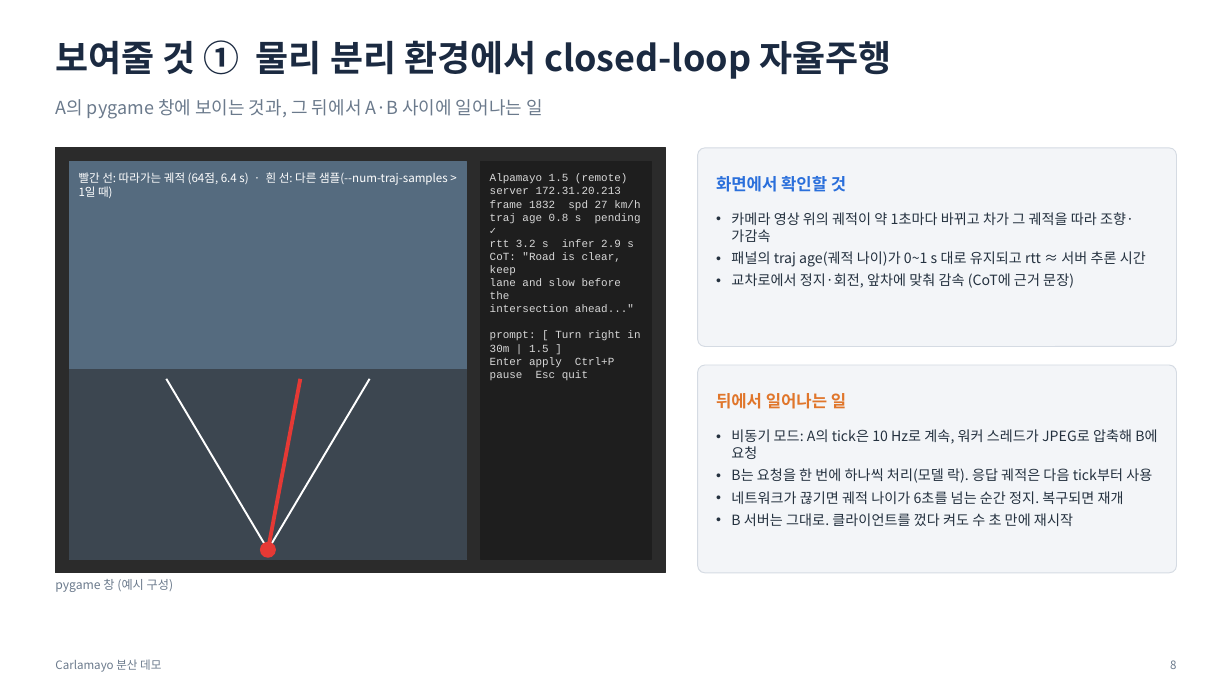
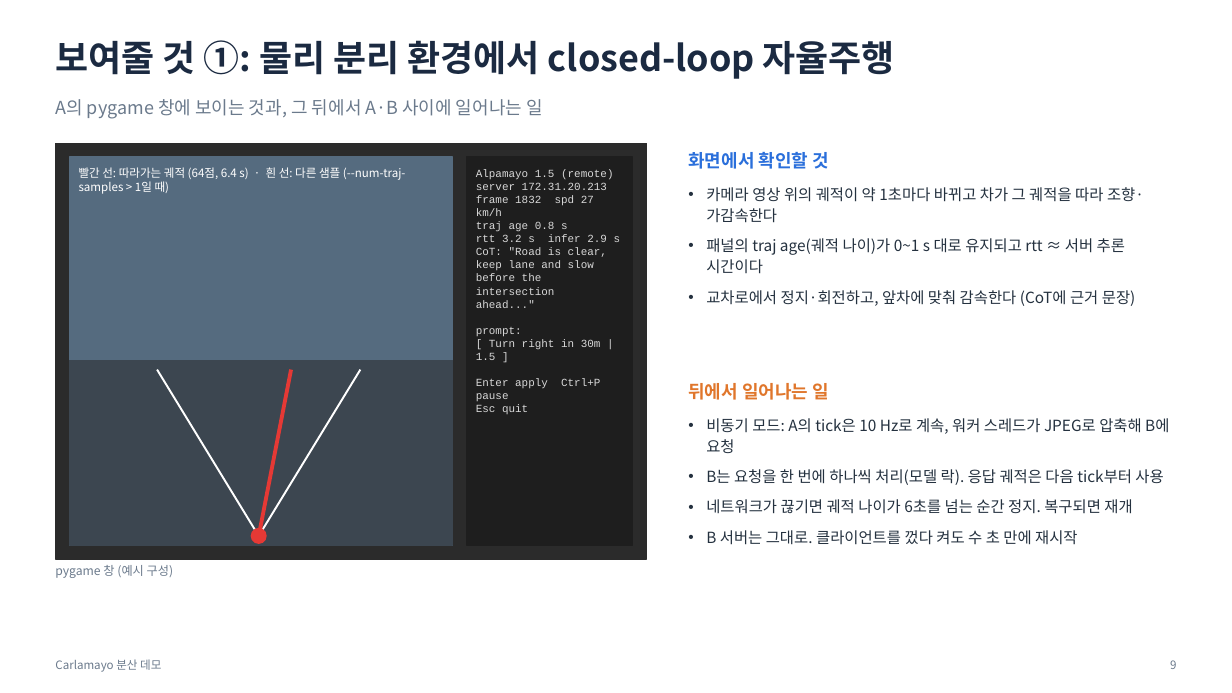
Before and after one commit to JwonMoon/carlamayo-my-distributed, a slide deck: slide 9 of docs/distributed/demo-overview.pptx (slide 8 before the commit). Drawn at 1232x693 pixels with LibreOffice and Linux fonts; fonts in the diff are those of the drawing. Boxes give left, top, right and bottom in pixels: in the first picture for what was removed or moved away, otherwise in the second. Text is boxed around its words. In the diff, an @@ line names an element or a change of style, - is before the commit and + after.

```diff
--- a/docs/distributed/demo-overview.pptx
+++ b/docs/distributed/demo-overview.pptx
@@ text at (55,40,895,79): text changed @@
-보여줄 것 ① 물리 분리 환경에서 closed-loop 자율주행
+보여줄 것 ①: 물리 분리 환경에서 closed-loop 자율주행
@@ rectangle: place and size @@
-rectangle at (55,148,665,573)
+rectangle at (55,143,647,559)
@@ text "화면에서 확인할 것" at (688,152,829,169): size 13 to 14 pt @@
@@ text "화면에서 확인할 것": place and size @@
-text "화면에서 확인할 것" at (716,176,846,192)
+text "화면에서 확인할 것" at (688,152,829,169)
@@ rounded rectangle removed at (698,148,1177,347) @@
@@ rectangle: place and size @@
-rectangle at (69,162,467,559)
+rectangle at (69,157,453,545)
@@ text at (79,167,406,194): spaces changed @@
-빨간 선: 따라가는 궤적 (64점, 6.4 s) · 흰 선: 다른 샘플(--num-traj-samples > 1일 때)
+빨간 선: 따라가는 궤적 (64점, 6.4 s) · 흰 선: 다른 샘플 (--num-traj-samples > 1일 때)
@@ rectangle: place and size @@
-rectangle at (481,162,652,559)
+rectangle at (467,157,633,545)
@@ text "Alpamayo 1.5 (remote)": place and size @@
-text "Alpamayo 1.5 (remote)" at (490,174,641,380)
+text "Alpamayo 1.5 (remote)" at (476,169,621,414)
@@ text at (706,187,1144,306): text changed; size 11 to 12 pt @@
-• 카메라 영상 위의 궤적이 약 1초마다 바뀌고 차가 그 궤적을 따라 조향·가감속
-• 패널의 traj age(궤적 나이)가 0~1 s 대로 유지되고 rtt ≈ 서버 추론 시간
-• 교차로에서 정지·회전, 앞차에 맞춰 감속 (CoT에 근거 문장)
+• 카메라 영상 위의 궤적이 약 1초마다 바뀌고 차가 그 궤적을 따라 조향·가감속한다
+• 패널의 traj age(궤적 나이)가 0~1 s 대로 유지되고 rtt ≈ 서버 추론 시간이다
+• 교차로에서 정지·회전하고, 앞차에 맞춰 감속한다 (CoT에 근거 문장)
@@ text at (476,222,568,232): text changed @@
-traj age 0.8 s pending ✓
+traj age 0.8 s
@@ text at (476,248,607,414): text changed @@
-CoT: "Road is clear, keep
-lane and slow before the
-intersection ahead..."
-prompt: [ Turn right in 30m | 1.5 ]
-Enter apply Ctrl+P pause Esc quit
+CoT: "Road is clear,
+keep lane and slow
+before the intersection
+ahead..."
+prompt:
+[ Turn right in 30m | 1.5 ]
+Enter apply Ctrl+P pause
+Esc quit
@@ rectangle: place and size @@
-rectangle at (69,370,467,559)
+rectangle at (69,360,453,545)
@@ line moved from (166, 379) - (268, 550) to (157, 370) - (259, 536) @@
@@ line moved from (370, 379) - (268, 550) to (360, 370) - (259, 536) @@
@@ line moved from (300, 379) - (268, 550) to (291, 370) - (259, 536) @@
@@ text "뒤에서 일어나는 일": place and size @@
-text "뒤에서 일어나는 일" at (716,393,846,409)
+text "뒤에서 일어나는 일" at (688,383,829,400)
@@ text "뒤에서 일어나는 일" at (688,383,829,400): size 13 to 14 pt @@
@@ rounded rectangle removed at (698,365,1177,573) @@
@@ text "비동기 모드: A의 tick은 10 ...": place and size @@
-text "비동기 모드: A의 tick은 10 ..." at (731,429,1157,526)
+text "비동기 모드: A의 tick은 10 ..." at (706,418,1169,545)
@@ text "비동기 모드: A의 tick은 10 ..." at (706,418,1169,545): size 11 to 12 pt; indent changed; line spacing 1 to 1.15; more space between paragraphs @@
@@ ellipse: place and size @@
-ellipse at (261,543,275,557)
+ellipse at (251,529,266,543)
@@ text "pygame 창 (예시 구성)": place and size @@
-text "pygame 창 (예시 구성)" at (55,579,174,592)
+text "pygame 창 (예시 구성)" at (55,565,174,578)
```
Also in this commit, not shown: 15 other slides changed, 1 slide added, 7 other files.
